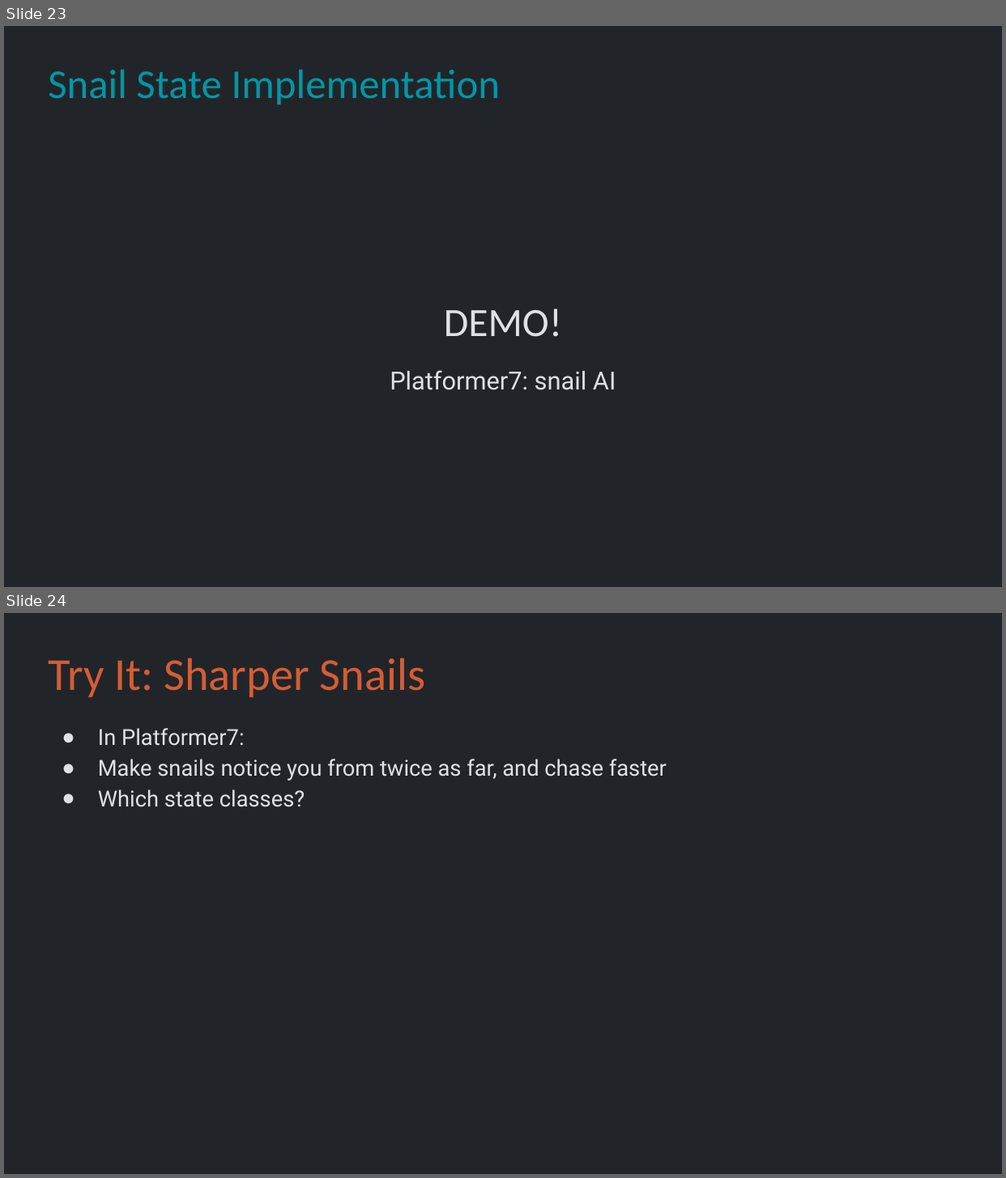
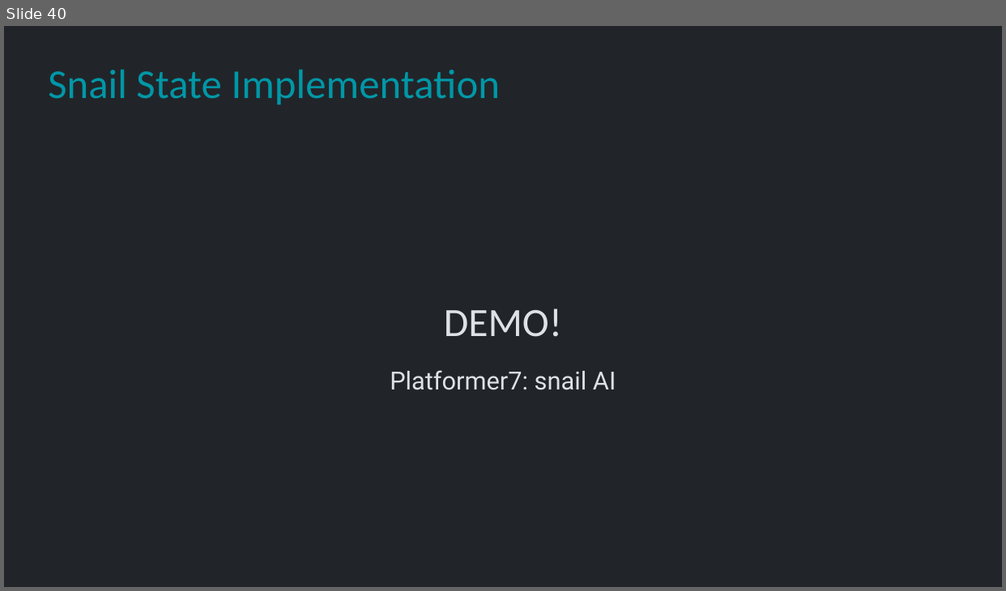
Before and after one commit to Metamate/gar, a slide deck: slides/06 Super Mario Bros.pptx. Shown one above the other, each under a label of ours: slides 23 and 24 before the commit, slide 40 after it. The pictures are 1006x1178 and 1006x591 pixels, drawn with LibreOffice and Linux fonts; fonts in the diff are those of the drawing. Boxes give left, top, right and bottom in pixels: in the first picture for what was removed or moved away, otherwise in the second. Text is boxed around its words. In the diff, an @@ line names an element or a change of style, - is before the commit and + after.

```diff
--- a/slides/06 Super Mario Bros.pptx
+++ b/slides/06 Super Mario Bros.pptx
@@ slide 24 removed at [4,613,1002,1174], background #212529 @@
@@ title removed at [48,658,425,697] @@
-Try It: Sharper Snails
@@ text removed at [98,728,667,807] @@
-● In Platformer7:
-● Make snails notice you from twice as far, and chase faster
-● Which state classes?
@@ what was slide 23 is now slide 40 @@
```
Also in this commit, not shown: 2 other slides removed, 20 other files.
